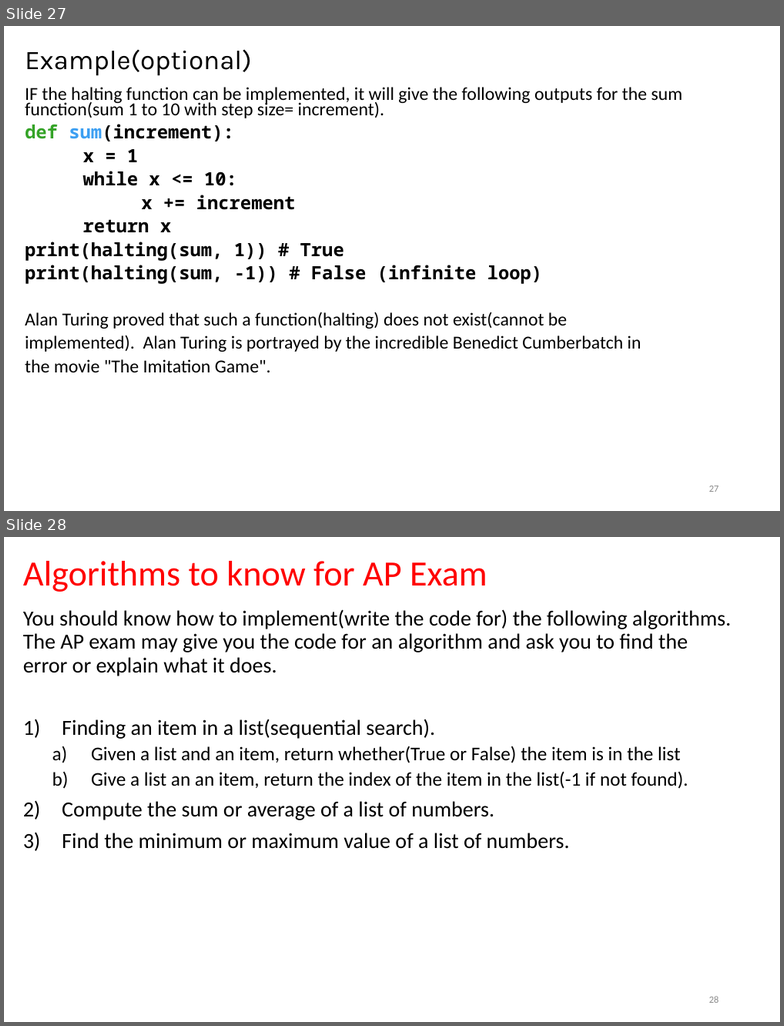
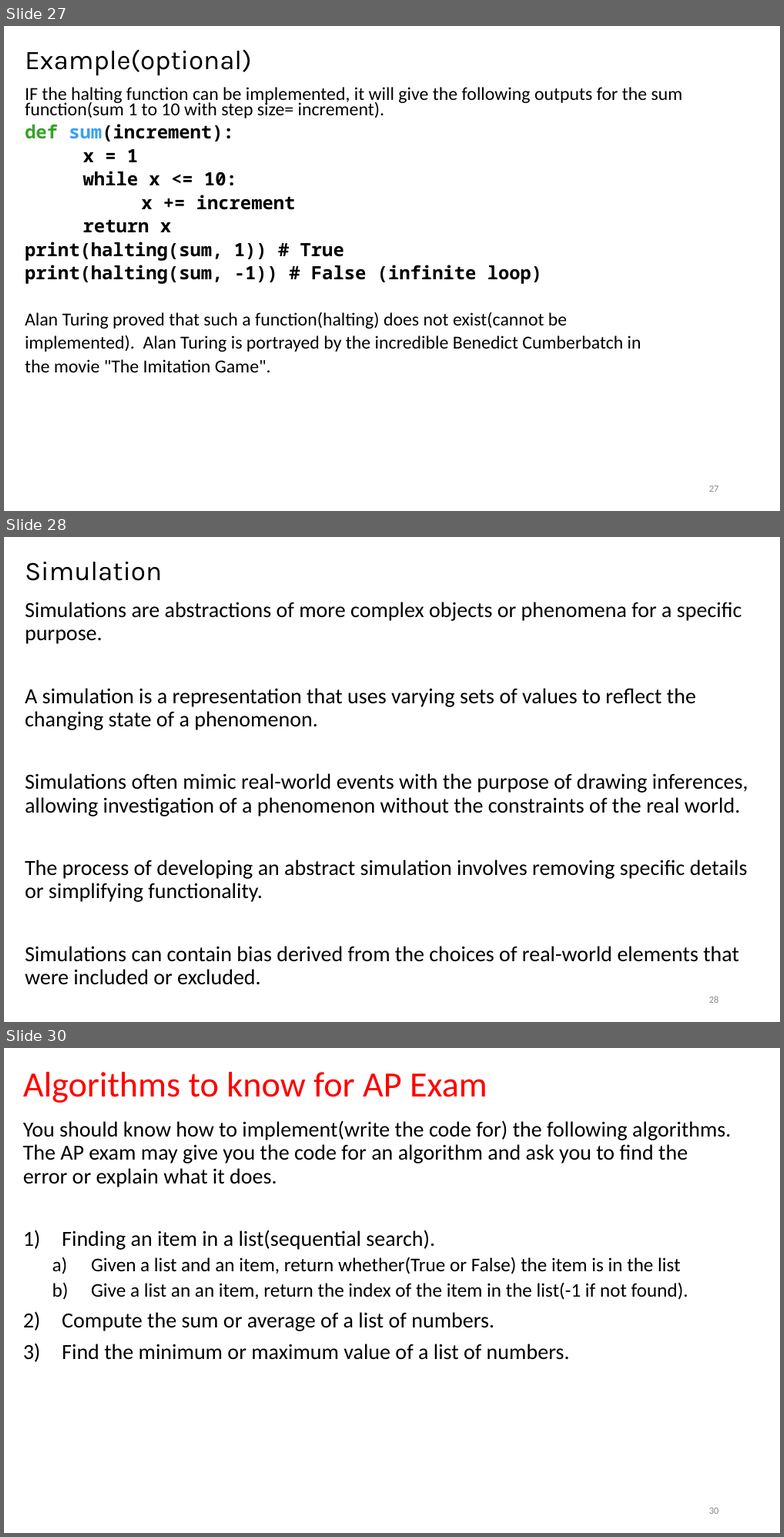
Before and after one commit to LongBaoNguyen/longbaonguyen.github.io, a slide deck: courses/apcsp/lect22.pptx. Shown one above the other, each under a label of ours: slides 27 and 28 before the commit, slides 27, 28 and 30 after it; the slides between them are not shown. The pictures are 784x1026 and 784x1537 pixels, drawn with LibreOffice and Linux fonts; fonts in the diff are those of the drawing. Boxes give left, top, right and bottom in pixels: in the first picture for what was removed or moved away, otherwise in the second. Text is boxed around its words. In the diff, an @@ line names an element or a change of style, - is before the commit and + after.

```diff
--- a/courses/apcsp/lect22.pptx
+++ b/courses/apcsp/lect22.pptx
@@ slide 28 added at (4,537,780,1022), background #FFFFFF @@
@@ title added at (25,562,162,581), 25 pt, text #000000 @@
+Simulation
@@ text added at (25,602,749,985), 20 pt, text #000000 @@
+Simulations are abstractions of more complex objects or phenomena for a specific purpose.
+A simulation is a representation that uses varying sets of values to reflect the changing state of a phenomenon.
+Simulations often mimic real-world events with the purpose of drawing inferences, allowing investigation of a phenomenon without the constraints of the real world.
+The process of developing an abstract simulation involves removing specific details or simplifying functionality.
+Simulations can contain bias derived from the choices of real-world elements that were included or excluded.
@@ page number added at (709,996,719,1003), 9 pt, text #8C8C8C @@
+28
@@ what was slide 28 is now slide 30 @@
@@ page number at (709,1508,719,1514): text changed @@
-28
+30
```
Also in this commit, not shown: 1 other slide added, 2 other files.
